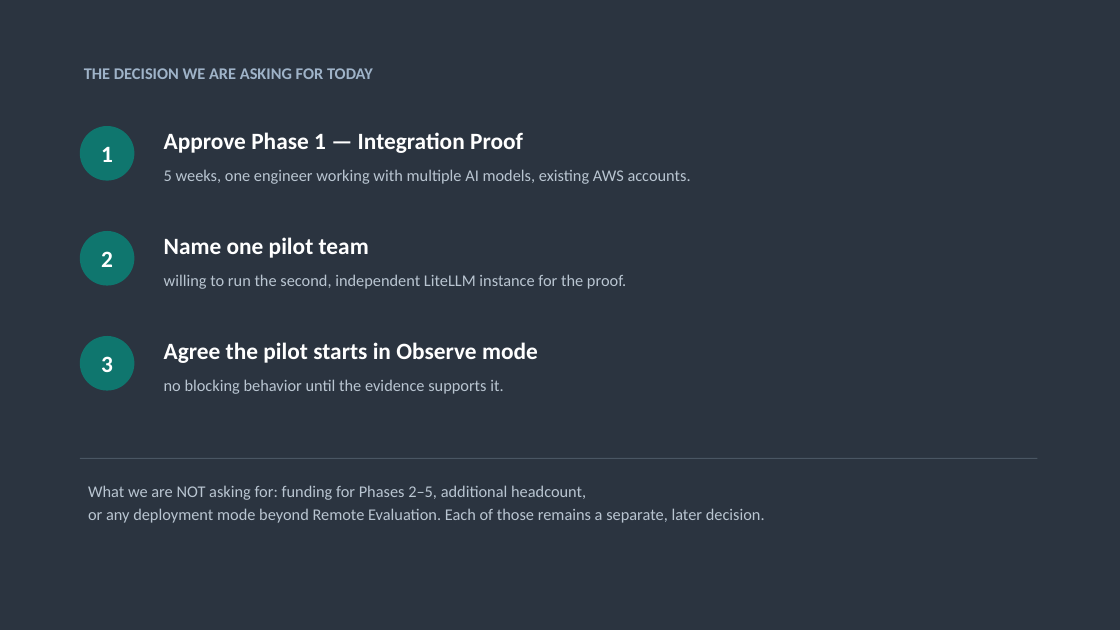
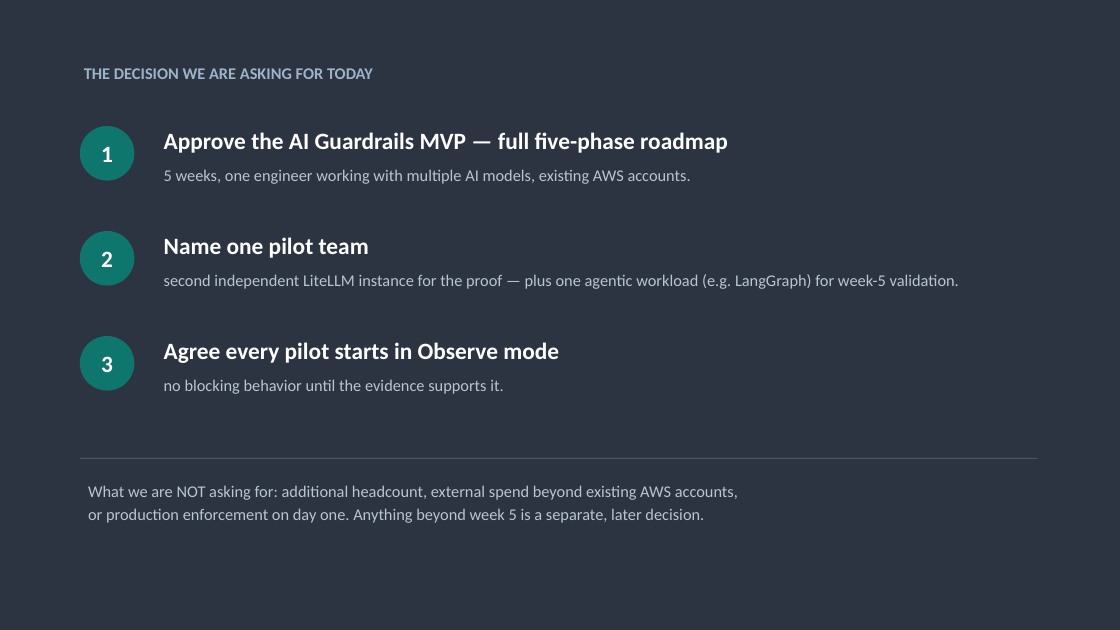
Before and after one commit to veglezMX/guardrails, a slide deck: slide 15 of solution-docs/40-sales-deck/AI-Guardrails-Project-Proposal.pptx (slide 14 before the commit). Drawn at 1120x630 pixels with LibreOffice and Linux fonts; fonts in the diff are those of the drawing. Boxes give left, top, right and bottom in pixels: in the first picture for what was removed or moved away, otherwise in the second. Text is boxed around its words. In the diff, an @@ line names an element or a change of style, - is before the commit and + after.

```diff
--- a/solution-docs/40-sales-deck/AI-Guardrails-Project-Proposal.pptx
+++ b/solution-docs/40-sales-deck/AI-Guardrails-Project-Proposal.pptx
@@ text at box(164, 132, 728, 153): text changed @@
-Approve Phase 1 — Integration Proof
+Approve the AI Guardrails MVP — full five-phase roadmap
@@ text at box(164, 274, 959, 289): text changed @@
-willing to run the second, independent LiteLLM instance for the proof.
+second independent LiteLLM instance for the proof — plus one agentic workload (e.g. LangGraph) for week-5 validation.
@@ text at box(164, 342, 559, 363): text changed @@
-Agree the pilot starts in Observe mode
+Agree every pilot starts in Observe mode
@@ text at box(88, 485, 738, 523): text changed @@
-What we are NOT asking for: funding for Phases 2–5, additional headcount,
-or any deployment mode beyond Remote Evaluation. Each of those remains a separate, later decision.
+What we are NOT asking for: additional headcount, external spend beyond existing AWS accounts,
+or production enforcement on day one. Anything beyond week 5 is a separate, later decision.
```
Also in this commit, not shown: 6 other slides changed, 3 slides added, 2 slides removed, 1 other file.
